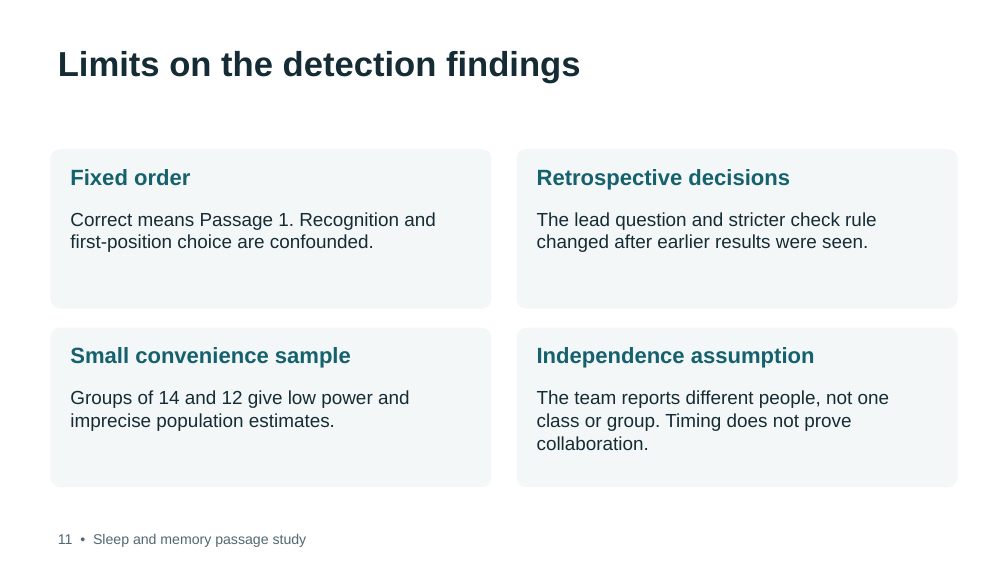
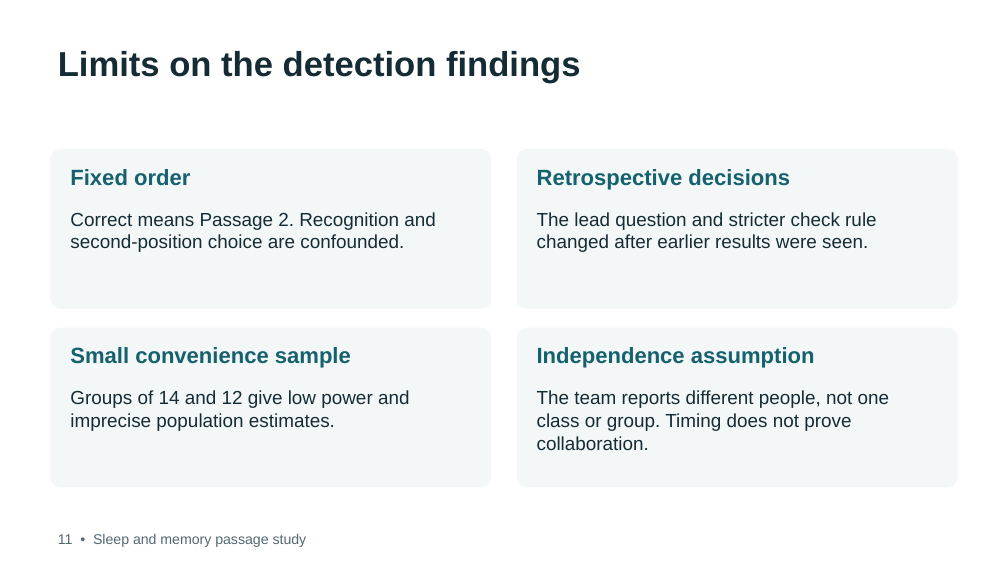
Before and after one commit to debshreechowdhury/sleep-memory-passage-study, a slide deck: slide 7 of presentation/design_detection.pptx. Drawn at 1008x567 pixels with LibreOffice and Linux fonts; fonts in the diff are those of the drawing. Boxes give left, top, right and bottom in pixels: in the first picture for what was removed or moved away, otherwise in the second. Text is boxed around its words. In the diff, an @@ line names an element or a change of style, - is before the commit and + after.

```diff
--- a/presentation/design_detection.pptx
+++ b/presentation/design_detection.pptx
@@ text at bbox=[70, 212, 436, 252]: text changed @@
-Correct means Passage 1. Recognition and first-position choice are confounded.
+Correct means Passage 2. Recognition and second-position choice are confounded.
```
Also in this commit, not shown: 4 other slides changed, 54 other files.
